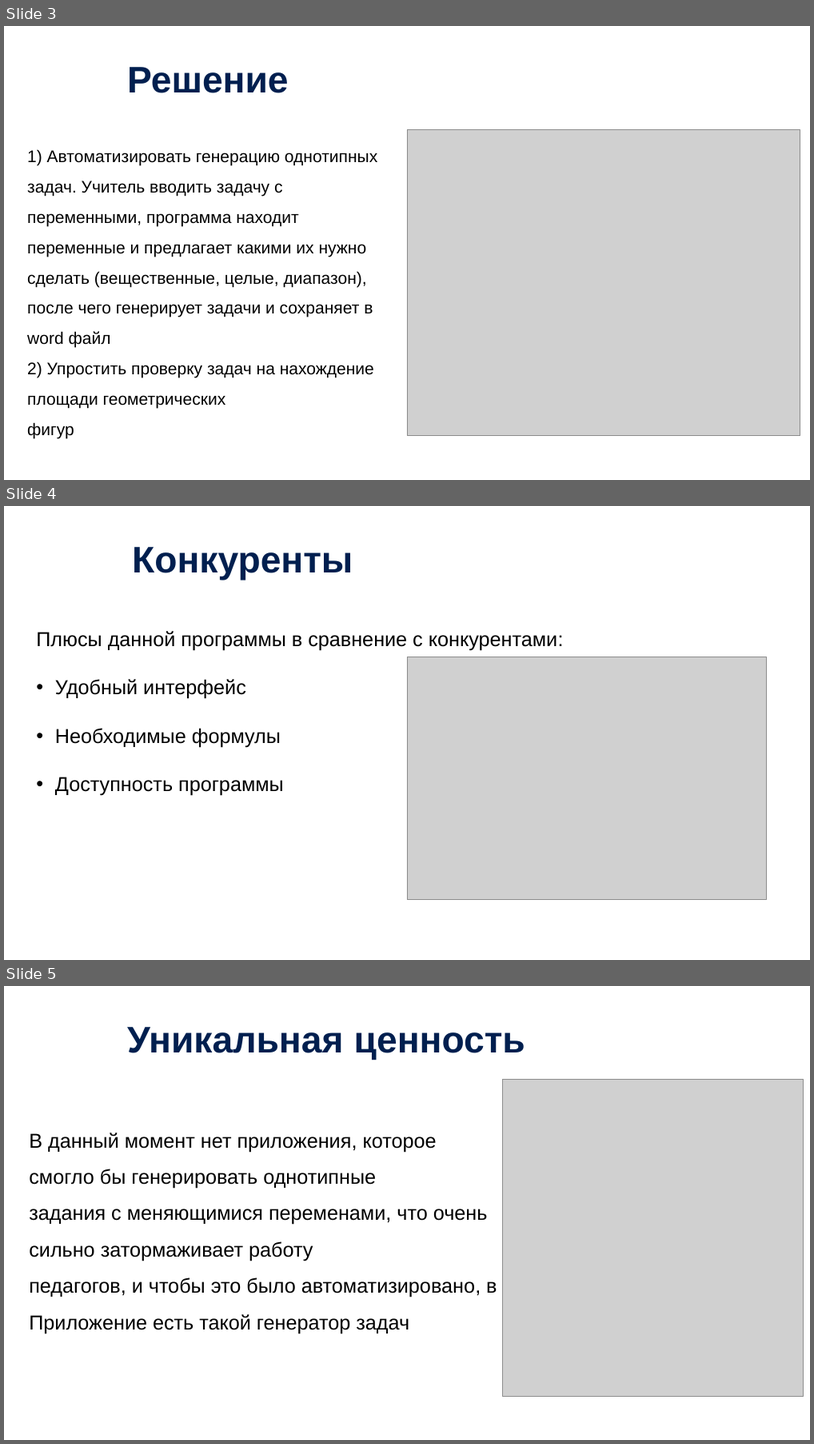
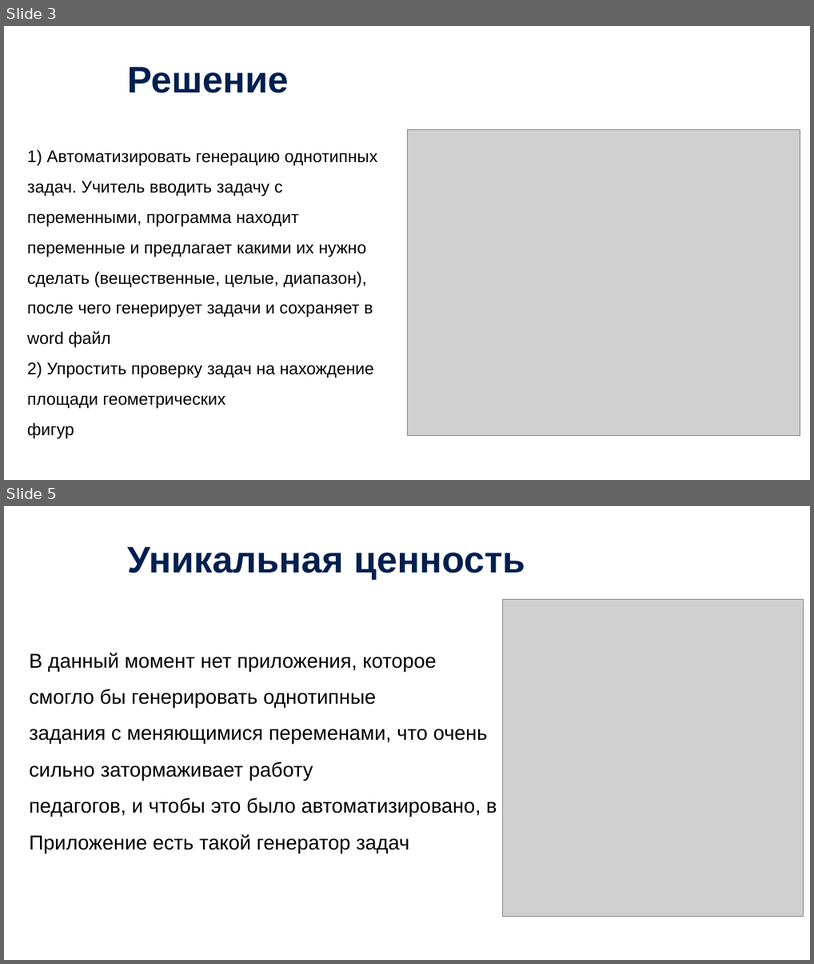
Before and after one commit to kuushma/calculat, a slide deck: documentation/Кушнарева презентация_калькулятор.pptx. Shown one above the other, each under a label of ours: slides 3, 4 and 5 before the commit, slides 3 and 5 after it; the slides between them are not shown. The pictures are 814x1444 and 814x964 pixels, drawn with LibreOffice and Linux fonts; fonts in the diff are those of the drawing; grey boxes stand for pictures; background and template pictures are left out. Boxes give left, top, right and bottom in pixels: in the first picture for what was removed or moved away, otherwise in the second. Text is boxed around its words. In the diff, an @@ line names an element or a change of style, - is before the commit and + after.

```diff
--- a/documentation/Кушнарева презентация_калькулятор.pptx
+++ b/documentation/Кушнарева презентация_калькулятор.pptx
@@ slide 4 removed at [4, 506, 810, 960], background picture (left out) @@
@@ text removed at [132, 547, 353, 580] @@
-Конкуренты
@@ text removed at [36, 631, 564, 796] @@
-Плюсы данной программы в сравнение с конкурентами:
-• Удобный интерфейс
-• Необходимые формулы
-• Доступность программы
@@ picture removed at [407, 656, 767, 900] @@
```
Also in this commit, not shown: 1 slide added, 2 other files.
